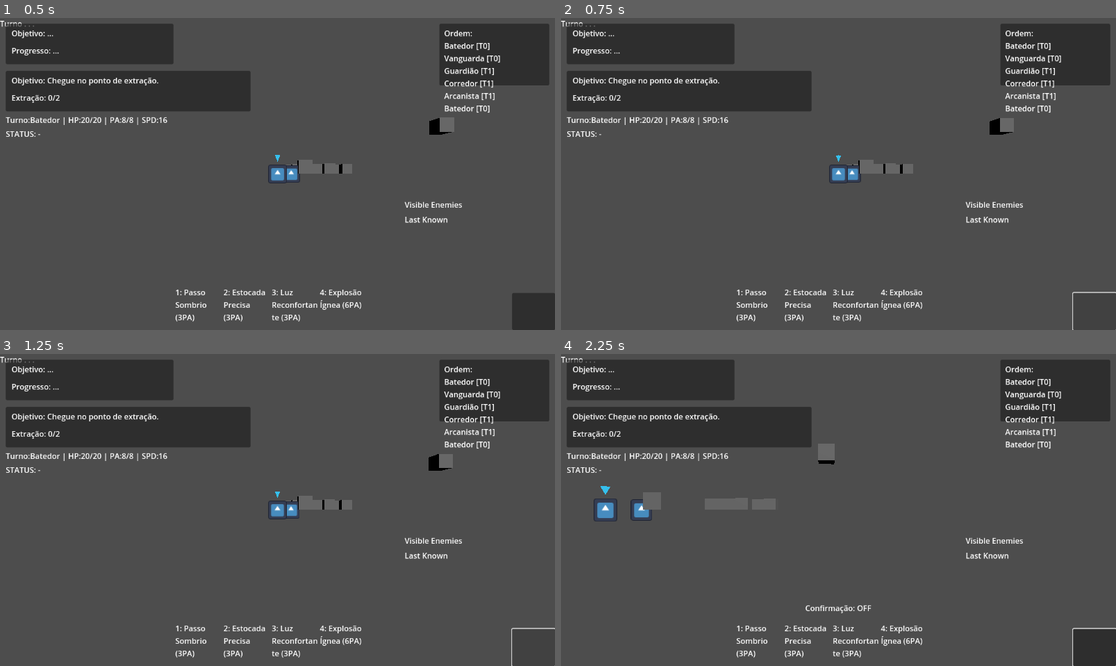
Above: before the commit, frames 1-4 (two rows, left to right).
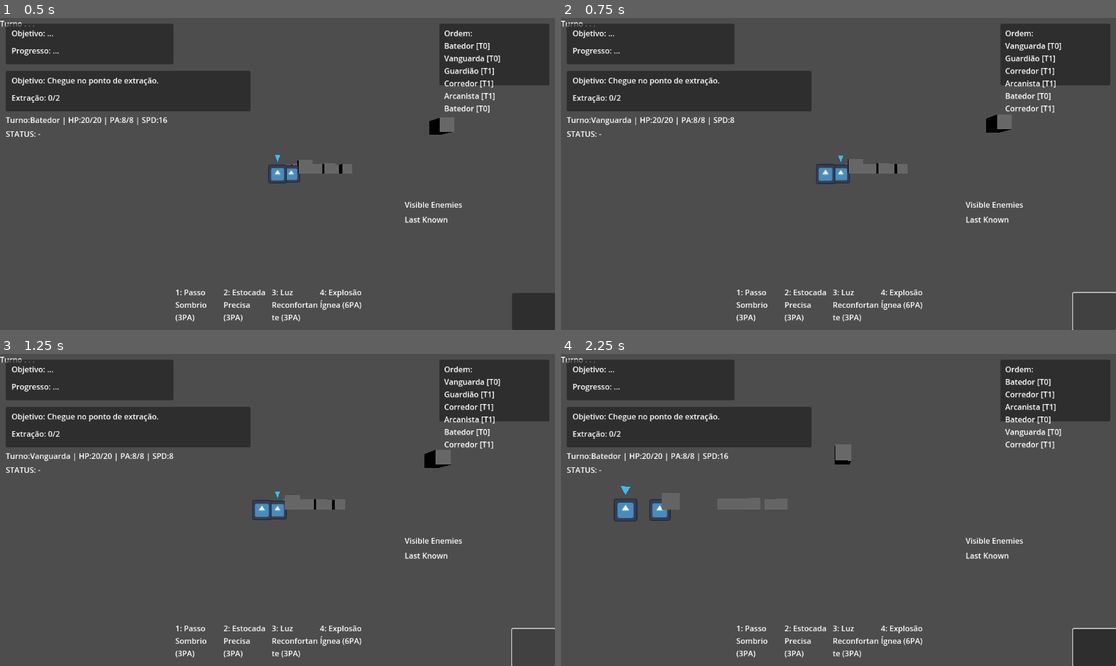
Above: after the commit, the same moments.

Repository: andrecc2507/JOGO
Game: Godot game, scene res://scene/main.tscn
Two runs of this game, one before a commit and one after it. Both use one fixed random seed, a clock stepped at 60 frames per second and the inputs below. The engine's default icon, where the game draws it, is replaced by a stand-in: a white triangle on a blue panel in a dark square.
Inputs (mouse positions are in pixels of both pictures, inside the frame that each line leads up to):
- Up to frame 1 (0.5 s): no input
- Up to frame 2 (0.75 s): click (1093, 311) at 0.5 s
- Up to frame 3 (1.25 s): no input
- Up to frame 4 (2.25 s): tap Enter at 1.25 s; move the mouse to (960, 494) at 1.27 s; hold D 1.28-2.03 s; tap C at 1.35 s; click (960, 494) at 1.42 s; move the mouse to (727, 525) at 2.02 s; hold S from 2.03 s (still down); tap Q at 2.1 s; click (727, 525) at 2.17 s

Frame 1 is identical in both runs. In frame 2, 1.7% of the frame differs, in the area x 5-91%, y 8-54%; in frame 3, 1.7%; in frame 4, 1.8%, in the area x 5-91%, y 12-84%.

Commit message:
Ensure End Turn button is found and clickable

Diff:
--- a/scripts/camera/camera_rig.gd
+++ b/scripts/camera/camera_rig.gd
@@ -110,11 +110,11 @@
 	_target_pos += delta * (0.2 * t)
 	_target_pos = _clamp_to_bounds(_target_pos)
 
-func _unhandled_input(event: InputEvent) -> void:
+func _input(event: InputEvent) -> void:
 	if _cam == null or not _input_enabled:
 		return
 	var hovered = get_viewport().gui_get_hovered_control()
-	if hovered != null:
+	if hovered != null and hovered.mouse_filter == Control.MOUSE_FILTER_STOP:
 		return
 
 	if event is InputEventMouseButton:
@@ -169,6 +169,7 @@
 		return
 	var dx := 0.0
 	var dz := 0.0
+	var dy := 0.0
 
 	if Input.is_key_pressed(KEY_W) or Input.is_key_pressed(KEY_UP):
 		dz -= 1.0
@@ -178,8 +179,12 @@
 		dx -= 1.0
 	if Input.is_key_pressed(KEY_D) or Input.is_key_pressed(KEY_RIGHT):
 		dx += 1.0
-
-	if dx == 0.0 and dz == 0.0:
+	if Input.is_key_pressed(KEY_COMMA):
+		dy -= 1.0
+	if Input.is_key_pressed(KEY_PERIOD):
+		dy += 1.0
+
+	if dx == 0.0 and dz == 0.0 and dy == 0.0:
 		return
 
 	var right := global_transform.basis.x
@@ -193,6 +198,7 @@
 	if move.length() > 0.0:
 		move = move.normalized()
 	_target_pos += Vector3(move.x, 0.0, move.z) * pan_speed * delta
+	_target_pos.y += dy * pan_speed * delta
 	_target_pos = _clamp_to_bounds(_target_pos)
 
 func _handle_keyboard_rotate(delta: float) -> void:
--- a/scripts/tactical/tactical_controller.gd
+++ b/scripts/tactical/tactical_controller.gd
@@ -264,6 +264,7 @@
 	var existing = get_node_or_null("../UI") as Control
 	if existing != null:
 		ui_root = existing
+		ui_root.mouse_filter = Control.MOUSE_FILTER_PASS
 		return
 	var layer := CanvasLayer.new()
 	layer.name = "GeneratedUI"
@@ -275,6 +276,7 @@
 	root.offset_top = 0
 	root.offset_right = 0
 	root.offset_bottom = 0
+	root.mouse_filter = Control.MOUSE_FILTER_PASS
 	layer.add_child(root)
 	ui_root = root
 
@@ -287,6 +289,7 @@
 		_hud_root.name = "HUD"
 		ui_root.add_child(_hud_root)
 	if _hud_root != null:
+		_hud_root.mouse_filter = Control.MOUSE_FILTER_PASS
 		_hud_root.set_anchors_preset(Control.PRESET_FULL_RECT)
 		_hud_root.offset_left = 0
 		_hud_root.offset_top = 0
@@ -299,6 +302,7 @@
 		_hud_top_left.name = "HudTopLeft"
 		_hud_root.add_child(_hud_top_left)
 	if _hud_top_left != null:
+		_hud_top_left.mouse_filter = Control.MOUSE_FILTER_PASS
 		_hud_top_left.anchor_left = 0.0
 		_hud_top_left.anchor_right = 0.0
 		_hud_top_left.anchor_top = 0.0
@@ -315,6 +319,7 @@
 		_hud_top_right.name = "HudTopRight"
 		_hud_root.add_child(_hud_top_right)
 	if _hud_top_right != null:
+		_hud_top_right.mouse_filter = Control.MOUSE_FILTER_PASS
 		_hud_top_right.anchor_left = 1.0
 		_hud_top_right.anchor_right = 1.0
 		_hud_top_right.anchor_top = 0.0
@@ -331,6 +336,7 @@
 		_hud_bottom_left.name = "HudBottomLeft"
 		_hud_root.add_child(_hud_bottom_left)
 	if _hud_bottom_left != null:
+		_hud_bottom_left.mouse_filter = Control.MOUSE_FILTER_PASS
 		_hud_bottom_left.anchor_left = 0.0
 		_hud_bottom_left.anchor_right = 0.0
 		_hud_bottom_left.anchor_top = 1.0
@@ -347,6 +353,7 @@
 		_hud_bottom_center.name = "HudBottomCenter"
 		_hud_root.add_child(_hud_bottom_center)
 	if _hud_bottom_center != null:
+		_hud_bottom_center.mouse_filter = Control.MOUSE_FILTER_PASS
 		_hud_bottom_center.anchor_left = 0.5
 		_hud_bottom_center.anchor_right = 0.5
 		_hud_bottom_center.anchor_top = 1.0
@@ -362,6 +369,7 @@
 		_hud_bottom_right.name = "HudBottomRight"
 		_hud_root.add_child(_hud_bottom_right)
 	if _hud_bottom_right != null:
+		_hud_bottom_right.mouse_filter = Control.MOUSE_FILTER_PASS
 		_hud_bottom_right.anchor_left = 1.0
 		_hud_bottom_right.anchor_right = 1.0
 		_hud_bottom_right.anchor_top = 1.0
@@ -391,6 +399,7 @@
 		ui_label.name = "TurnLabel"
 		ui_root.add_child(ui_label)
 	if ui_label != null:
+		ui_label.mouse_filter = Control.MOUSE_FILTER_IGNORE
 		if _hud_top_left != null:
 			_reparent_control(ui_label, _hud_top_left)
 		ui_label.anchor_left = 0.0
@@ -410,6 +419,7 @@
 		aim_label.name = "AimLabel"
 		ui_root.add_child(aim_label)
 	if aim_label != null:
+		aim_label.mouse_filter = Control.MOUSE_FILTER_IGNORE
 		if _hud_top_right != null:
 			_reparent_control(aim_label, _hud_top_right)
 		aim_label.anchor_left = 0.0
@@ -424,6 +434,10 @@
 		aim_label.size_flags_horizontal = Control.SIZE_EXPAND_FILL
 		aim_label.size_flags_vertical = Control.SIZE_SHRINK_BEGIN
 	end_turn_btn = ui_root.get_node_or_null("EndTurnButton") as Button
+	if end_turn_btn == null:
+		end_turn_btn = get_node_or_null("../UI/EndTurnButton") as Button
+	if end_turn_btn != null:
+		end_turn_btn.mouse_filter = Control.MOUSE_FILTER_STOP
 
 func _start_new_mission() -> void:
 	setup_encounter({})
@@ -887,7 +901,12 @@
 	var vp = get_viewport()
 	if vp == null:
 		return false
-	return vp.gui_get_hovered_control() != null
+	var hovered = vp.gui_get_hovered_control()
+	if hovered == null:
+		return false
+	if hovered is Control and hovered.mouse_filter != Control.MOUSE_FILTER_STOP:
+		return false
+	return true
 
 func _unhandled_input(event: InputEvent) -> void:
 	if not mission_active or mission_state.get("completed", false) or mission_state.get("failed", false):
@@ -1465,6 +1484,8 @@
 		mission_panel = Panel.new()
 		mission_panel.name = "MissionPanel"
 		ui.add_child(mission_panel)
+	if mission_panel != null:
+		mission_panel.mouse_filter = Control.MOUSE_FILTER_PASS
 	if _hud_top_left != null:
 		_reparent_control(mission_panel, _hud_top_left)
 		_hud_top_left.move_child(mission_panel, 0)
@@ -1497,6 +1518,8 @@
 		mission_objective_label.size = Vector2(330, 32)
 		mission_objective_label.autowrap_mode = TextServer.AUTOWRAP_WORD_SMART
 		mission_panel.add_child(mission_objective_label)
+	if mission_objective_label != null:
+		mission_objective_label.mouse_filter = Control.MOUSE_FILTER_IGNORE
 
 	mission_progress_label = mission_panel.get_node_or_null("ProgressLabel") as Label
 	if mission_progress_label == null:
@@ -1506,6 +1529,8 @@
 		mission_progress_label.size = Vector2(330, 32)
 		mission_progress_label.autowrap_mode = TextServer.AUTOWRAP_WORD_SMART
 		mission_panel.add_child(mission_progress_label)
+	if mission_progress_label != null:
+		mission_progress_label.mouse_filter = Control.MOUSE_FILTER_IGNORE
 
 	end_screen = ui.get_node_or_null("EndScreen") as Control
 	if end_screen == null:
@@ -1521,6 +1546,8 @@
 		end_screen.offset_bottom = 120
 		end_screen.visible = false
 		ui.add_child(end_screen)
+	if end_screen != null:
+		end_screen.mouse_filter = Control.MOUSE_FILTER_PASS
 
 	end_title_label = end_screen.get_node_or_null("TitleLabel") as Label
 	if end_title_label == null:
@@ -1537,6 +1564,8 @@
 		end_title_label.offset_right = 140
 		end_title_label.offset_bottom = 48
 		end_screen.add_child(end_title_label)
+	if end_title_label != null:
+		end_title_label.mouse_filter = Control.MOUSE_FILTER_IGNORE
 
 	end_reason_label = end_screen.get_node_or_null("ReasonLabel") as Label
 	if end_reason_label == null:
@@ -1554,6 +1583,8 @@
 		end_reason_label.offset_bottom = 92
 		end_reason_label.autowrap_mode = TextServer.AUTOWRAP_WORD_SMART
 		end_screen.add_child(end_reason_label)
+	if end_reason_label != null:
+		end_reason_label.mouse_filter = Control.MOUSE_FILTER_IGNORE
 
 	restart_button = end_screen.get_node_or_null("RestartButton") as Button
 	if restart_button == null:
@@ -2753,10 +2784,13 @@
 		_log_panel.offset_right = 0
 		_log_panel.offset_top = 0
 		_log_panel.offset_bottom = 0
+		_log_panel.mouse_filter = Control.MOUSE_FILTER_PASS
 		if _hud_bottom_left != null:
 			_hud_bottom_left.add_child(_log_panel)
 		else:
 			ui.add_child(_log_panel)
+	if _log_panel != null:
+		_log_panel.mouse_filter = Control.MOUSE_FILTER_PASS
 	if _hud_bottom_left != null:
 		_reparent_control(_log_panel, _hud_bottom_left)
 
@@ -2774,6 +2808,8 @@
 		_log_scroll.offset_bottom = -6
 		_log_scroll.horizontal_scroll_mode = ScrollContainer.SCROLL_MODE_DISABLED
 		_log_panel.add_child(_log_scroll)
+	if _log_scroll != null:
+		_log_scroll.mouse_filter = Control.MOUSE_FILTER_PASS
 
 	_log_label = _log_scroll.get_node_or_null("LogLabel") as RichTextLabel
 	if _log_label == null:
@@ -2785,6 +2821,8 @@
 		_log_label.autowrap_mode = TextServer.AUTOWRAP_WORD_SMART
 		_log_label.size_flags_horizontal = Control.SIZE_EXPAND_FILL
 		_log_scroll.add_child(_log_label)
+	if _log_label != null:
+		_log_label.mouse_filter = Control.MOUSE_FILTER_IGNORE
 	_update_log_ui()
 
 func _update_log_ui() -> void:
@@ -2811,10 +2849,13 @@
 		_status_label.offset_top = 0
 		_status_label.offset_bottom = 24
 		_status_label.autowrap_mode = TextServer.AUTOWRAP_WORD_SMART
+		_status_label.mouse_filter = Control.MOUSE_FILTER_IGNORE
 		if _hud_top_left != null:
 			_hud_top_left.add_child(_status_label)
 		else:
 			ui.add_child(_status_label)
+	if _status_label != null:
+		_status_label.mouse_filter = Control.MOUSE_FILTER_IGNORE
 	if _hud_top_left != null:
 		_reparent_control(_status_label, _hud_top_left)
 	_update_status_ui(null)
@@ -2838,7 +2879,10 @@
 		_hint_label.horizontal_alignment = HORIZONTAL_ALIGNMENT_CENTER
 		_hint_label.vertical_alignment = VERTICAL_ALIGNMENT_CENTER
 		_hint_label.autowrap_mode = TextServer.AUTOWRAP_WORD_SMART
+		_hint_label.mouse_filter = Control.MOUSE_FILTER_IGNORE
 		ui.add_child(_hint_label)
+	if _hint_label != null:
+		_hint_label.mouse_filter = Control.MOUSE_FILTER_IGNORE
 	_hint_label.visible = false
 
 	_hint_timer = ui.get_node_or_null("HintTimer") as Timer
@@ -2890,6 +2934,7 @@
 		_turn_panel.name = "TurnOrderPanel"
 		ui.add_child(_turn_panel)
 	if _turn_panel != null:
+		_turn_panel.mouse_filter = Control.MOUSE_FILTER_PASS
 		_turn_panel.anchor_left = 1.0
 		_turn_panel.anchor_right = 1.0
 		_turn_panel.anchor_top = 0.0
@@ -2907,6 +2952,8 @@
 		_turn_label.size = Vector2(210, 110)
 		_turn_label.autowrap_mode = TextServer.AUTOWRAP_WORD_SMART
 		_turn_panel.add_child(_turn_label)
+	if _turn_label != null:
+		_turn_label.mouse_filter = Control.MOUSE_FILTER_IGNORE
 	_update_turn_order_ui()
 
 func _ensure_enemies_panel() -> void:
@@ -2925,6 +2972,7 @@
 	if _enemies_panel != null:
 		if _hud_bottom_right != null:
 			_reparent_control(_enemies_panel, _hud_bottom_right)
+		_enemies_panel.mouse_filter = Control.MOUSE_FILTER_PASS
 		_enemies_panel.anchor_left = 0.0
 		_enemies_panel.anchor_right = 1.0
 		_enemies_panel.anchor_top = 0.0
@@ -2948,6 +2996,8 @@
 		root.offset_bottom = -8
 		root.add_theme_constant_override("separation", 4)
 		_enemies_panel.add_child(root)
+	if root != null:
+		root.mouse_filter = Control.MOUSE_FILTER_PASS
 
 	var in_los_label = root.get_node_or_null("InLosLabel") as Label
 	if in_los_label == null:
@@ -2955,6 +3005,8 @@
 		in_los_label.name = "InLosLabel"
 		in_los_label.text = "Visible Enemies"
 		root.add_child(in_los_label)
+	if in_los_label != null:
+		in_los_label.mouse_filter = Control.MOUSE_FILTER_IGNORE
 
 	_enemies_in_los_list = root.get_node_or_null("InLosList") as VBoxContainer
 	if _enemies_in_los_list == null:
@@ -2968,6 +3020,8 @@
 		last_known_label.name = "LastKnownLabel"
 		last_known_label.text = "Last Known"
 		root.add_child(last_known_label)
+	if last_known_label != null:
+		last_known_label.mouse_filter = Control.MOUSE_FILTER_IGNORE
 
 	_enemies_last_known_list = root.get_node_or_null("LastKnownList") as VBoxContainer
 	if _enemies_last_known_list == null:
@@ -2986,6 +3040,7 @@
 		_confirm_panel.name = "ActionConfirmPanel"
 		ui.add_child(_confirm_panel)
 	if _confirm_panel != null:
+		_confirm_panel.mouse_filter = Control.MOUSE_FILTER_PASS
 		_confirm_panel.anchor_left = 0.5
 		_confirm_panel.anchor_right = 0.5
 		_confirm_panel.anchor_top = 1.0
@@ -3004,6 +3059,8 @@
 		_confirm_label.size = Vector2(376, 28)
 		_confirm_label.autowrap_mode = TextServer.AUTOWRAP_WORD_SMART
 		_confirm_panel.add_child(_confirm_label)
+	if _confirm_label != null:
+		_confirm_label.mouse_filter = Control.MOUSE_FILTER_IGNORE
 
 	var buttons = _confirm_panel.get_node_or_null("ConfirmButtons") as HBoxContainer
 	if buttons == null:
@@ -3013,6 +3070,8 @@
 		buttons.size = Vector2(376, 24)
 		buttons.add_theme_constant_override("separation", 8)
 		_confirm_panel.add_child(buttons)
+	if buttons != null:
+		buttons.mouse_filter = Control.MOUSE_FILTER_PASS
 
 	_confirm_button = buttons.get_node_or_null("ConfirmButton") as Button
 	if _confirm_button == null:
@@ -3042,6 +3101,7 @@
 		_body_target_panel.name = "BodyTargetPanel"
 		ui_root.add_child(_body_target_panel)
 	if _body_target_panel != null:
+		_body_target_panel.mouse_filter = Control.MOUSE_FILTER_PASS
 		_body_target_panel.anchor_left = 1.0
 		_body_target_panel.anchor_right = 1.0
 		_body_target_panel.anchor_top = 0.0
@@ -3059,6 +3119,8 @@
 		_body_target_title.position = Vector2(12, 8)
 		_body_target_title.size = Vector2(280, 20)
 		_body_target_panel.add_child(_body_target_title)
+	if _body_target_title != null:
+		_body_target_title.mouse_filter = Control.MOUSE_FILTER_IGNORE
 
 	_body_target_list = _body_target_panel.get_node_or_null("BodyTargetList") as VBoxContainer
 	if _body_target_list == null:
@@ -3068,6 +3130,8 @@
 		_body_target_list.size = Vector2(280, 200)
 		_body_target_list.add_theme_constant_override("separation", 6)
 		_body_target_panel.add_child(_body_target_list)
+	if _body_target_list != null:
+		_body_target_list.mouse_filter = Control.MOUSE_FILTER_PASS
 
 func _update_enemies_panel(active_unit: Unit) -> void:
 	if _enemies_panel == null or _enemies_in_los_list == null or _enemies_last_known_list == null:
